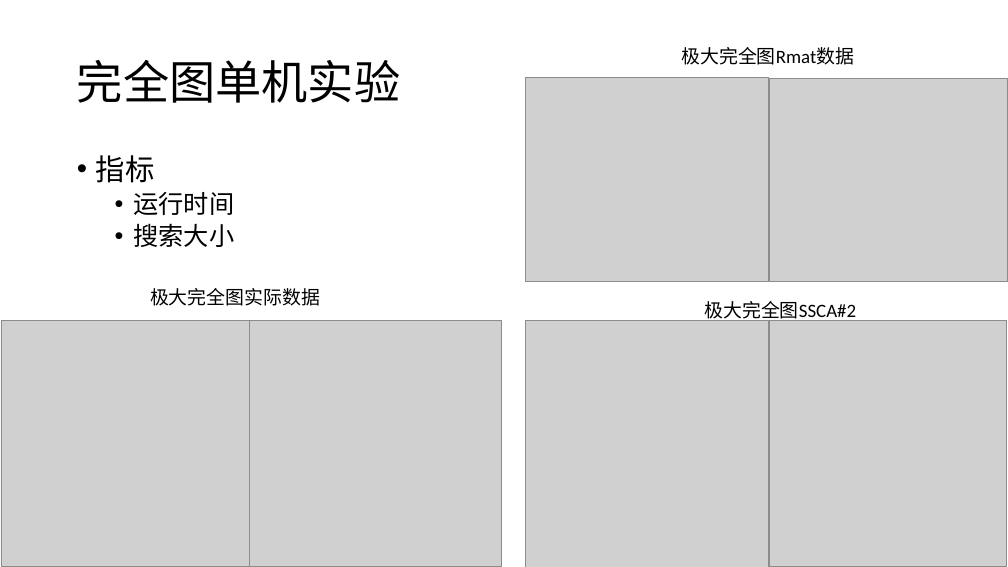
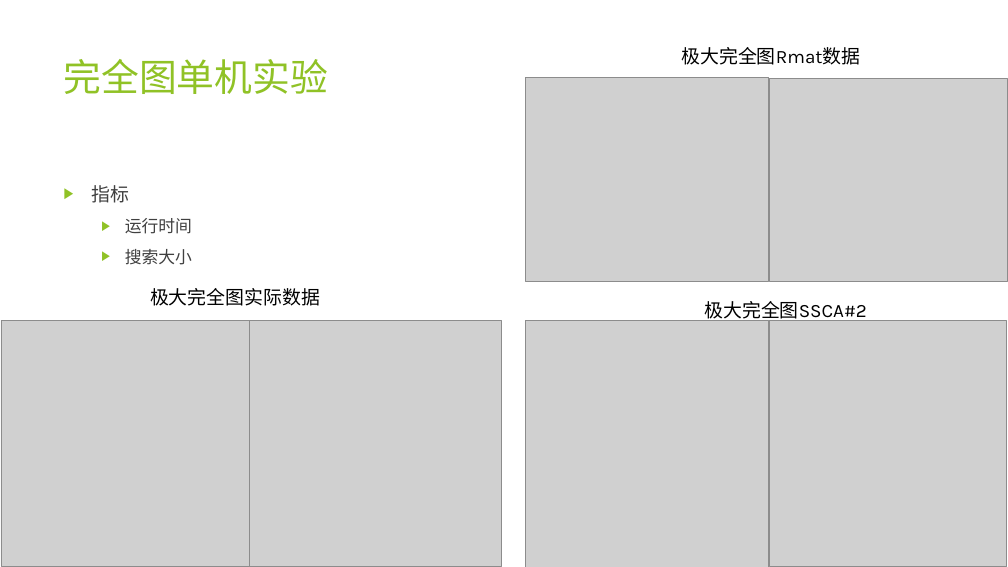
Before and after one commit to youli9056/MyPaper, a slide deck: slide 9 of 开题/大规模数据并行图处理算法与计算平台研究.pptx (slide 11 before the commit). Drawn at 1008x567 pixels with LibreOffice and Linux fonts; fonts in the diff are those of the drawing; grey boxes stand for pictures. Boxes give left, top, right and bottom in pixels: in the first picture for what was removed or moved away, otherwise in the second. Text is boxed around its words. In the diff, an @@ line names an element or a change of style, - is before the commit and + after.

```diff
--- a/开题/大规模数据并行图处理算法与计算平台研究.pptx
+++ b/开题/大规模数据并行图处理算法与计算平台研究.pptx
@@ title "完全图单机实验": place and size @@
-title "完全图单机实验" at (77, 60, 400, 103)
+title "完全图单机实验" at (64, 59, 329, 94)
@@ title "完全图单机实验" at (64, 59, 329, 94): size 44 to 36 pt, font Calibri to Karla, text colour #000000 to #90C226; line spacing 0.9 to 1; vertical alignment middle to top @@
@@ text "极大完全图Rmat数据" at (681, 47, 860, 65): font Calibri to Karla @@
@@ text "指标": place and size @@
-text "指标" at (96, 155, 235, 247)
+text "指标" at (92, 185, 192, 265)
@@ text "指标" at (92, 185, 192, 265): size 28 to 18 pt in "指标"; font Calibri to Karla, text colour #000000 to #404040; size 24 to 16 pt in "运行时间", "搜索大小"; bullet • to ▶; line spacing 0.9 to 1; more space between paragraphs @@
@@ text "极大完全图SSCA#2" at (704, 301, 867, 322): font Calibri to Karla @@
```
Also in this commit, not shown: 16 other slides changed, 1 slide added, 1 other file.
